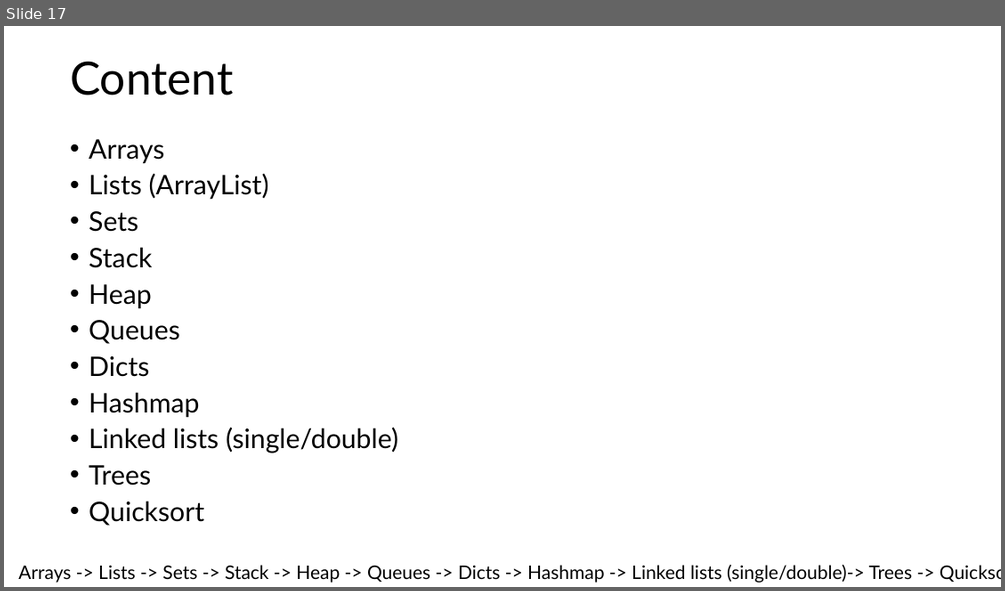
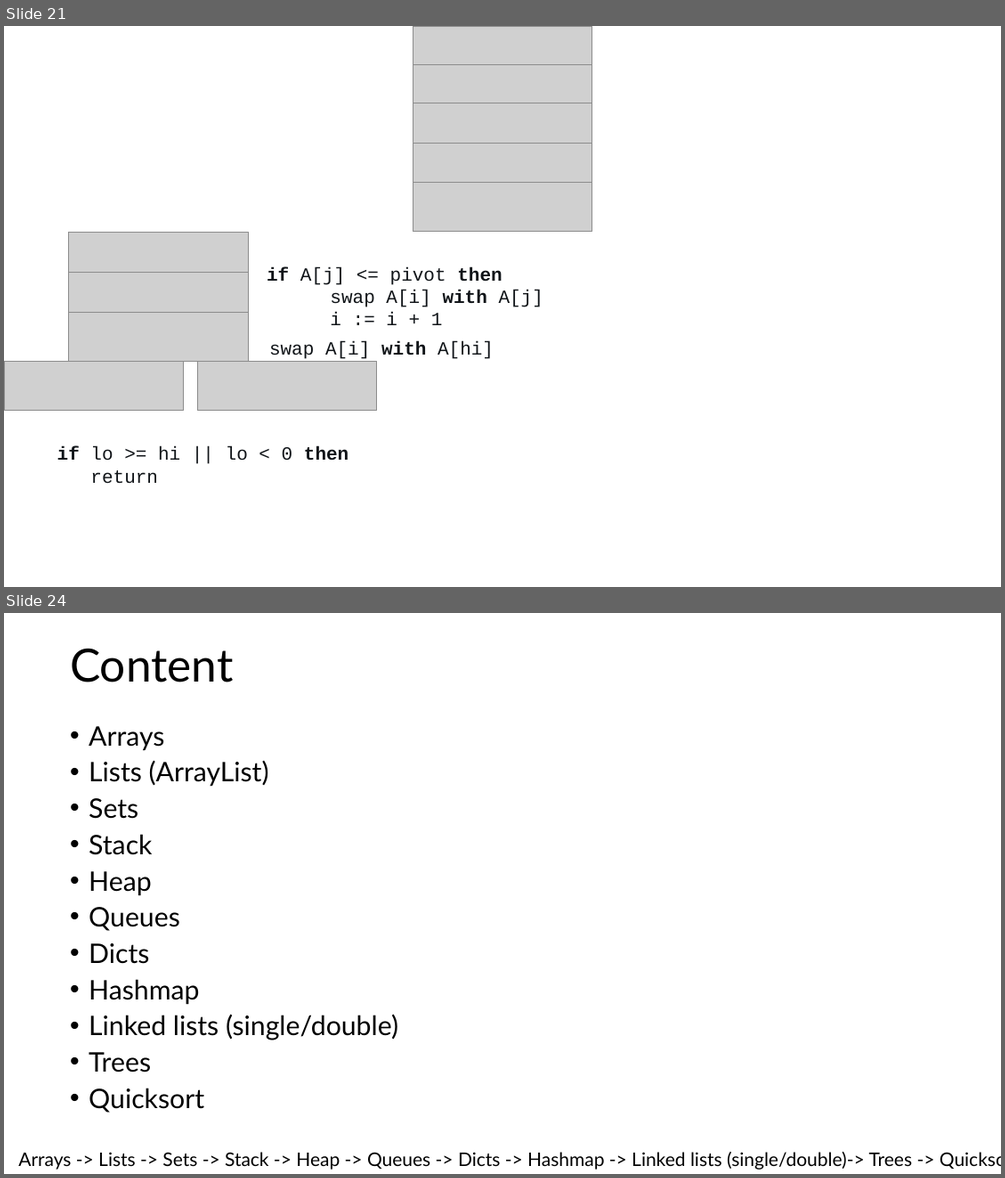
Before and after one commit to HU-TI-DEV/TI-S4, a slide deck: software/algoritmen_en_datastructuren/files/Data structures.pptx. Shown one above the other, each under a label of ours: slide 17 before the commit, slides 21 and 24 after it; the slides between them are not shown. The pictures are 1005x591 and 1005x1178 pixels, drawn with LibreOffice and Linux fonts; fonts in the diff are those of the drawing; grey boxes stand for pictures. Boxes give left, top, right and bottom in pixels: in the first picture for what was removed or moved away, otherwise in the second. Text is boxed around its words. In the diff, an @@ line names an element or a change of style, - is before the commit and + after.

```diff
--- a/software/algoritmen_en_datastructuren/files/Data structures.pptx
+++ b/software/algoritmen_en_datastructuren/files/Data structures.pptx
@@ slide 21 added at bbox=[4, 26, 1001, 587], background #FFFFFF @@
@@ picture added at bbox=[413, 26, 592, 75] @@
@@ picture added at bbox=[413, 65, 592, 114] @@
@@ picture added at bbox=[413, 103, 592, 152] @@
@@ picture added at bbox=[413, 143, 592, 192] @@
@@ picture added at bbox=[413, 183, 592, 232] @@
@@ picture added at bbox=[68, 232, 248, 281] @@
@@ picture added at bbox=[68, 272, 248, 321] @@
@@ text added at bbox=[267, 267, 543, 325], 18 pt, text #101418 @@
+if A[j] <= pivot then
+swap A[i] with A[j]
+i := i + 1
@@ picture added at bbox=[68, 312, 248, 361] @@
@@ text added at bbox=[269, 341, 494, 359], 18 pt, text #101418 @@
+swap A[i] with A[hi]
@@ picture added at bbox=[4, 361, 184, 410] @@
@@ picture added at bbox=[197, 361, 376, 410] @@
@@ text added at bbox=[57, 446, 348, 483], 18 pt, text #101418 @@
+if lo >= hi || lo < 0 then
+return
@@ what was slide 17 is now slide 24 @@
```
Also in this commit, not shown: 6 other slides added.
